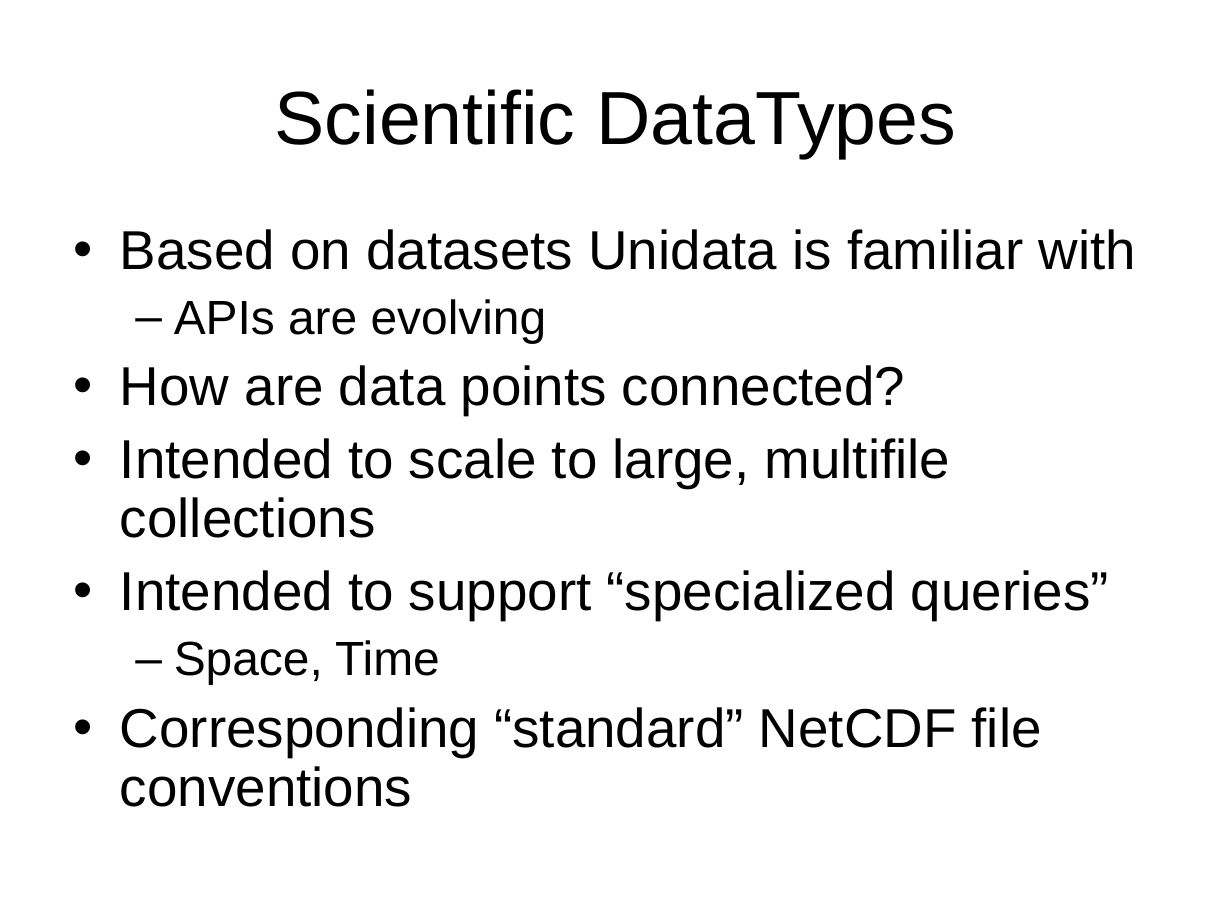
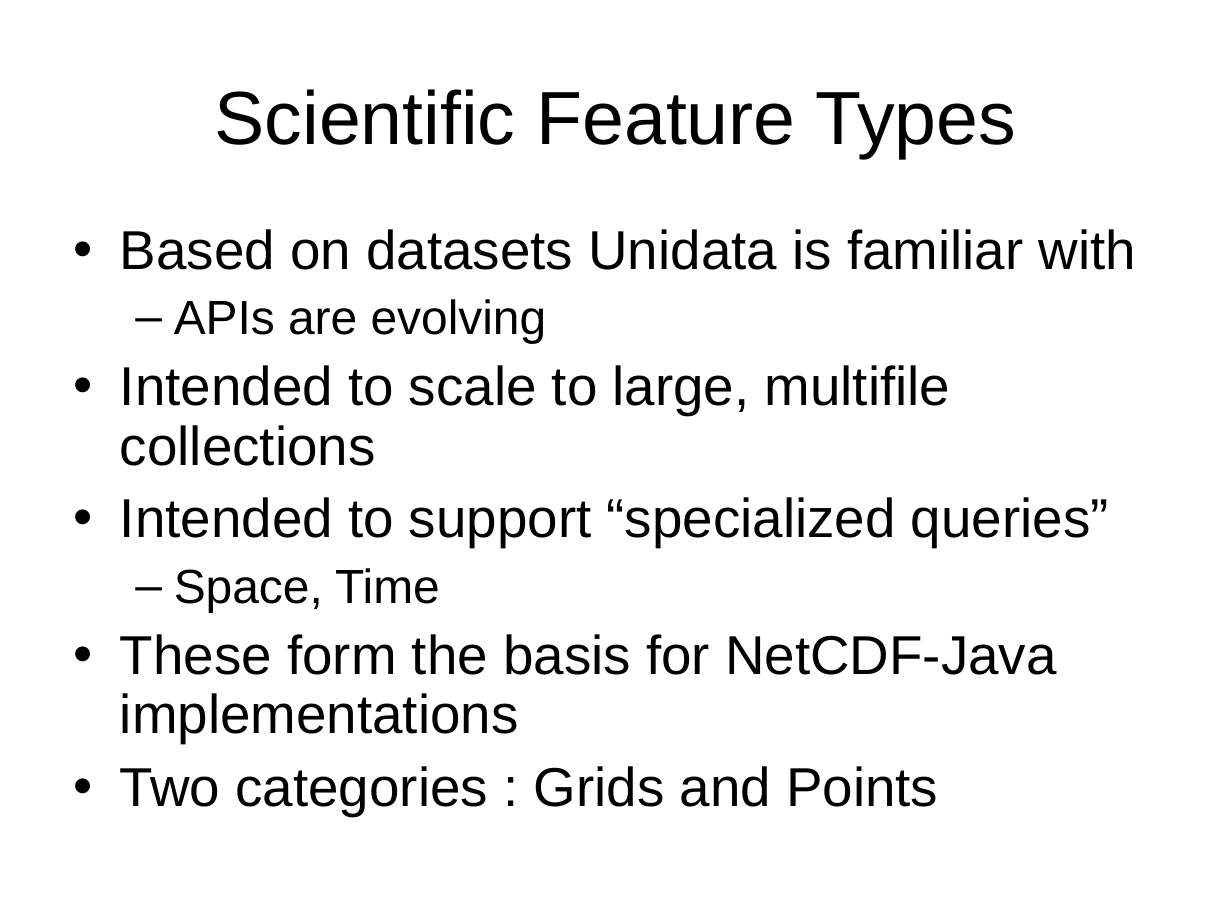
Before and after one commit to ooici-eoi/THREDDS, a slide deck: slide 31 of docs/web/netcdf-java/site/tutorial/CDMoverview.ppt (slide 32 before the commit). Drawn at 1232x924 pixels with LibreOffice and Linux fonts; fonts in the diff are those of the drawing; background and template pictures are left out. Boxes give left, top, right and bottom in pixels: in the first picture for what was removed or moved away, otherwise in the second. Text is boxed around its words. In the diff, an @@ line names an element or a change of style, - is before the commit and + after.

```diff
--- a/docs/web/netcdf-java/site/tutorial/CDMoverview.ppt
+++ b/docs/web/netcdf-java/site/tutorial/CDMoverview.ppt
@@ title at bbox=[215, 89, 1016, 158]: text changed @@
-Scientific DataTypes
+Scientific Feature Types
@@ text at bbox=[120, 365, 905, 415]: paragraph removed @@
-• How are data points connected?
@@ text at bbox=[120, 634, 1057, 816]: text changed @@
-• Corresponding “standard” NetCDF file conventions
+• These form the basis for NetCDF-Java implementations
+• Two categories : Grids and Points
```
Also in this commit, not shown: 4 other slides changed, 3 slides added, 7 slides removed, 33 other files.
